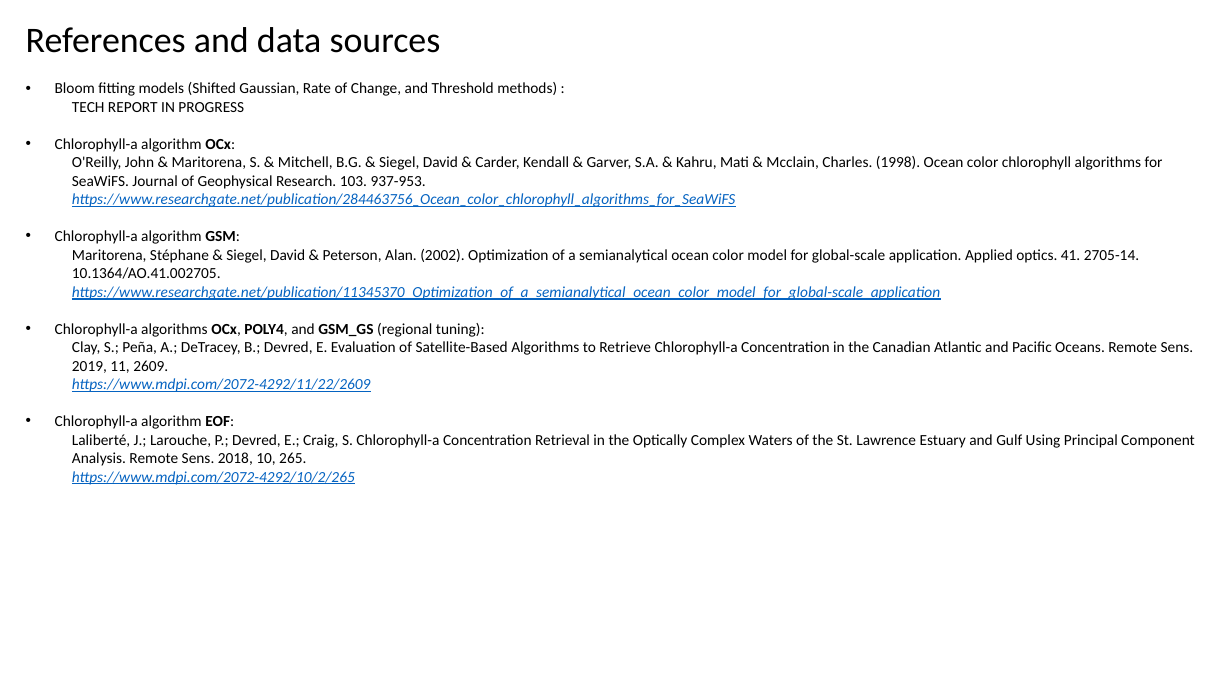
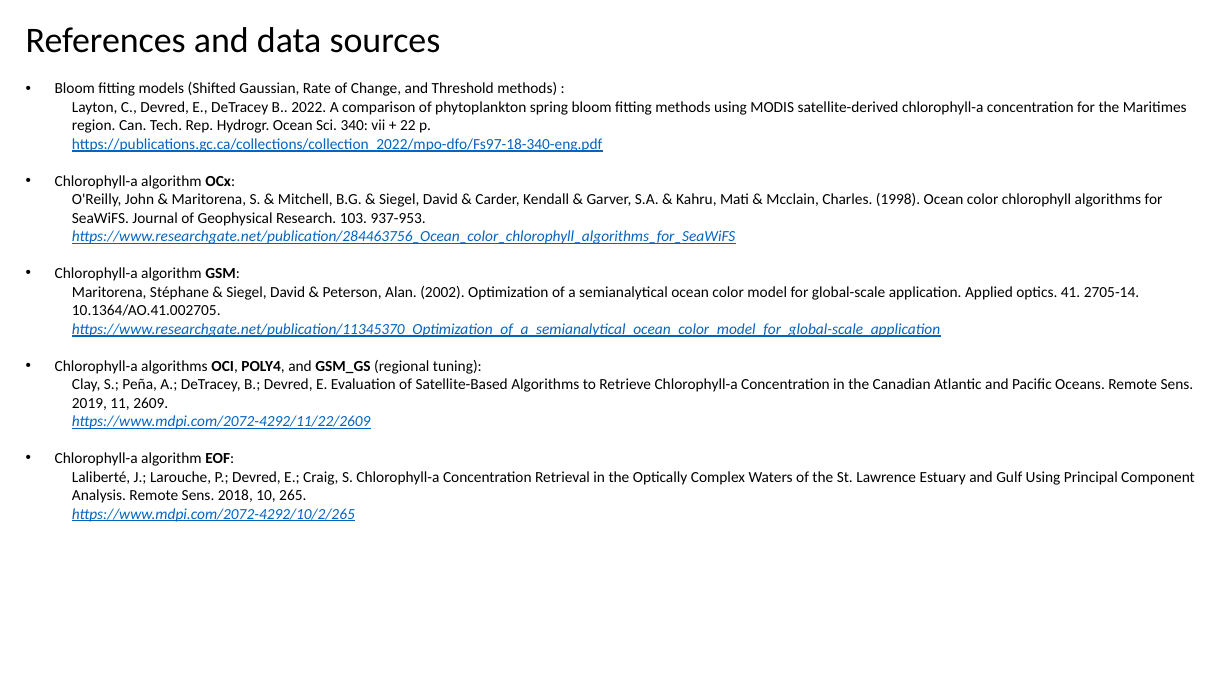
Before and after one commit to BIO-RSG/PhytoFit, a slide deck: slide 20 of docs/Userguide.pptx. Drawn at 1232x693 pixels with LibreOffice and Linux fonts; fonts in the diff are those of the drawing. Boxes give left, top, right and bottom in pixels: in the first picture for what was removed or moved away, otherwise in the second. Text is boxed around its words. In the diff, an @@ line names an element or a change of style, - is before the commit and + after.

```diff
--- a/docs/Userguide.pptx
+++ b/docs/Userguide.pptx
@@ text at [72, 101, 1187, 152]: text changed @@
-  TECH REPORT IN PROGRESS
+  Layton, C., Devred, E., DeTracey B.. 2022. A comparison of phytoplankton spring bloom fitting methods using MODIS satellite-derived chlorophyll-a concentration for the Maritimes region. Can. Tech. Rep. Hydrogr. Ocean Sci. 340: vii + 22 p.
+  https://publications.gc.ca/collections/collection_2022/mpo-dfo/Fs97-18-340-eng.pdf
@@ text at [55, 360, 482, 374]: text changed @@
-• Chlorophyll-a algorithms OCx, POLY4, and GSM_GS (regional tuning):
+• Chlorophyll-a algorithms OCI, POLY4, and GSM_GS (regional tuning):
```
Also in this commit, not shown: 1 other file.
